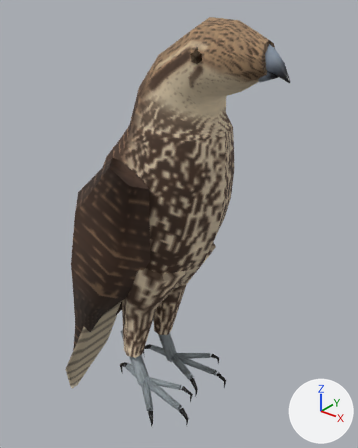
The glTF model assets_src/birds/saker_alert_lod1.glb as it was, and as the next commit left it.
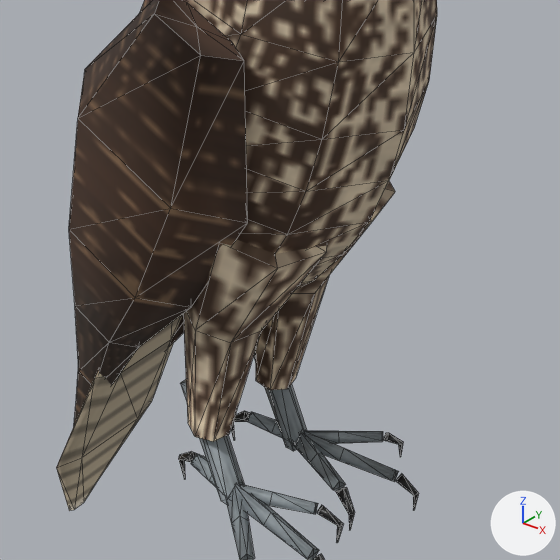
Each version appears first whole from a camera (50 mm lens) standing at (0.258, -0.291, 0.353) and looking at (-0.002, 0.034, 0.151), and next in a close-up on the part from 11% to 81% of the width and 36% to 92% of the height. Every picture has the same lights, and +X, +Y and +Z are marked at lower right. The last two pictures show the newer version. The close-ups show mesh edges as thin lines. Where no turn or scale is listed for an object, it has been applied to the vertices. Vertices at exactly the same position are counted once.

Before the edit, the objects in view are built like this:
```python
me_saker_body = bpy.data.meshes.new('saker_body')
me_saker_body.from_pydata(...)  # 660 vertices, 1204 faces; spans x -0.145..0.115, y -0.063..0.063, z -0.107..0.333
me_saker_body.materials.append(mat_saker_far)
ob_saker_body = bpy.data.objects.new('saker_body', me_saker_body)
ob_saker_body.location = (0.0, 0.0, 0.0)
```
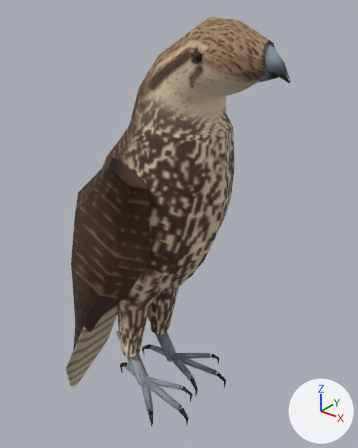
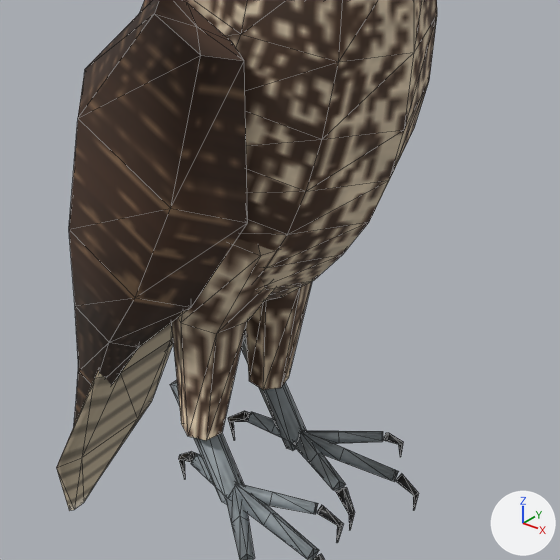
The change, as a list of edits to the scene's bpy script:
```text
Change me_saker_body:
    where me_saker_body.from_pydata(...)  # 660 vertices, 1204 faces; spans x -0.145..0.115, y -0.063..0.063, z -0.107..0.333
    used by ob_saker_body; location = (0.0, 0.0, 0.0)
    me_saker_body part 1: the loose piece of 12 vertices spanning x -0.026..0.006, y 0.015..0.028, z -0.002..0.055 is turned -7.5 degrees about the y axis through the mesh origin
    me_saker_body part 2: the loose piece of 12 vertices spanning x -0.026..0.006, y -0.028..-0.015, z -0.002..0.055 is turned -7.5 degrees about the y axis through the mesh origin
    me_saker_body part 3: 46 of 660 vertices moved; they spanned x -0.022..0.044, y -0.046..0.046, z 0.031..0.158 and now span x -0.027..0.039, y -0.05..0.05, z 0.03..0.163; mean shift (-0.007, 0.0, 0.001); largest move (-0.003, 0.014, 0.158) -> (-0.016, 0.013, 0.163)
```

Changed parts and their boxes (x1, y1, x2, y2) in the close-ups (560 x 560 px; the box of a moved part takes in the faces that stretch with it):
part 1 of me_saker_body, moved or reshaped
    before: (253, 352, 307, 451)
    after: (241, 333, 306, 451)
part 2 of me_saker_body, moved or reshaped
    before: (180, 380, 244, 505)
    after: (170, 380, 243, 504)
part 3 of me_saker_body, moved or reshaped
    before: (183, 181, 395, 442)
    after: (171, 238, 312, 440)
